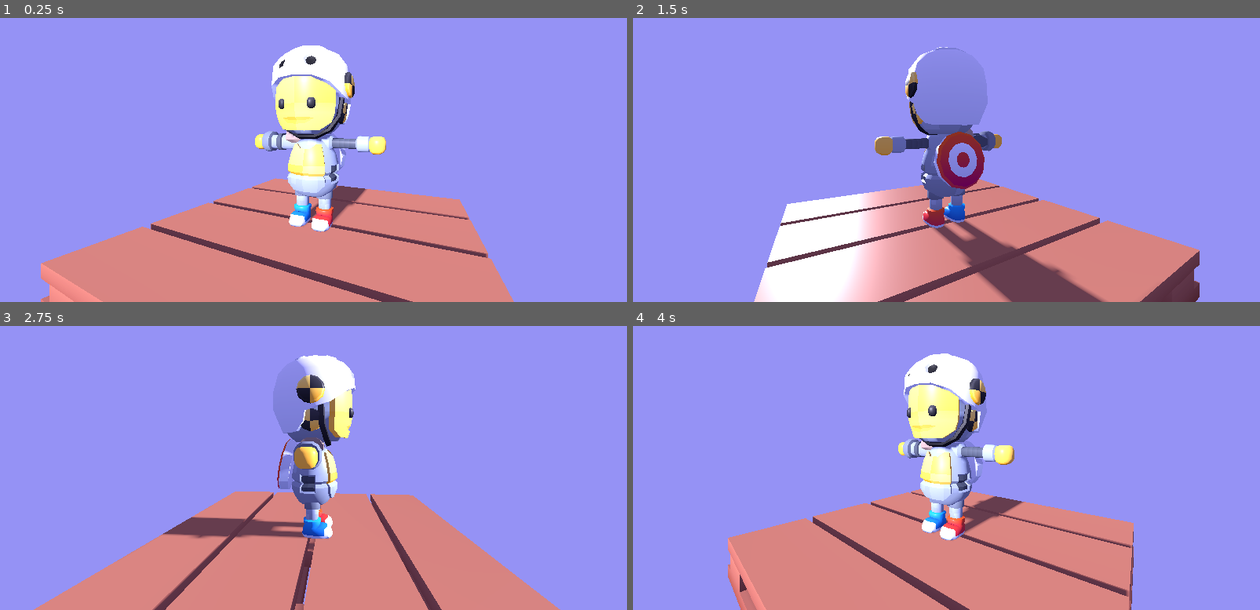
Above: before the commit, frames 1-4 (two rows, left to right).
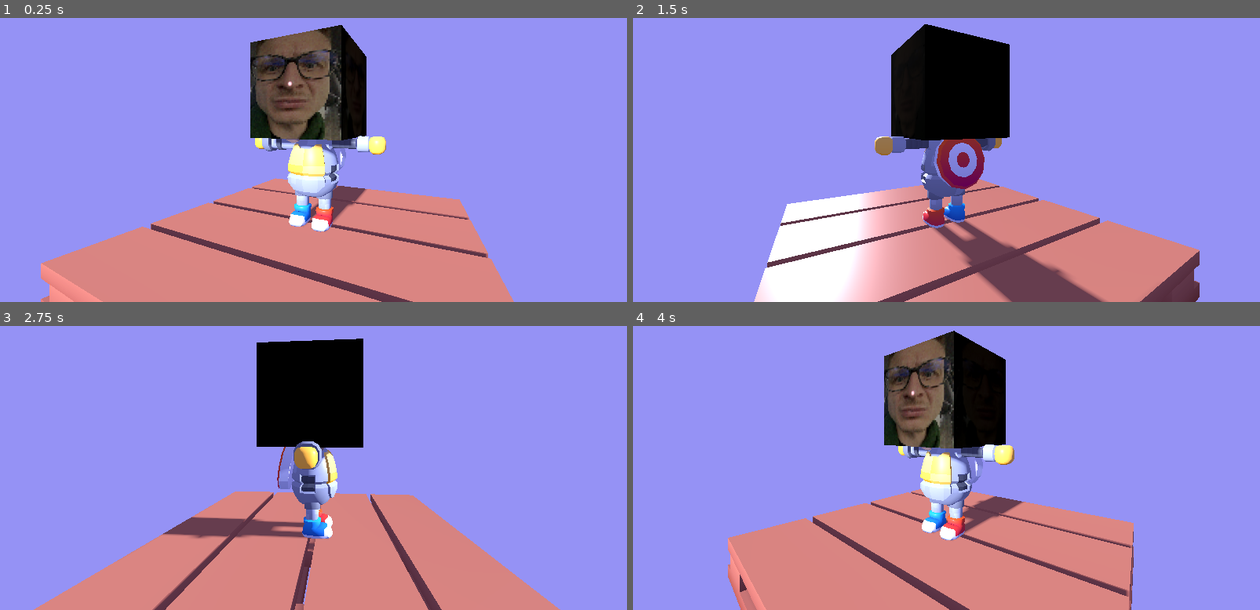
Above: after the commit, the same moments.

Repository: FrenkyBojler/ostrava-game-jam-2026
Game: Godot game, scene res://scenes/placeholder.tscn
Same seed, same stepped clock (60 frames per second), same inputs: the game is played once before the commit and once after it.
Inputs:
- Up to frame 1 (0.25 s): no input
- Up to frame 2 (1.5 s): no input
- Up to frame 3 (2.75 s): no input
- Up to frame 4 (4 s): no input

The runs differ from the first frame. In frame 1, 7.1% of the frame differs, in the area x 39-59%, y 2-49%; in frame 2, 6.9%; in frame 3, 6.4%; in frame 4, 7.3%, in the area x 40-60%, y 1-50%.

Commit message:
add good model

Diff:
--- a/scenes/placeholder.tscn
+++ b/scenes/placeholder.tscn
@@ -1,6 +1,7 @@
 [gd_scene format=3 uid="uid://ds3appydr6tvl"]
 
 [ext_resource type="PackedScene" uid="uid://dktja5d8jl7u4" path="res://assets/meshes/placeholder/Dummy.glb" id="1_3wf17"]
+[ext_resource type="PackedScene" uid="uid://cu1wpi6egjes5" path="res://assets/meshes/frank_cube/frank_cube.glb" id="2_j22yv"]
 [ext_resource type="PackedScene" uid="uid://sh3bt8veaqbt" path="res://assets/meshes/placeholder/Pallet_Large.gltf" id="2_o52t6"]
 [ext_resource type="Script" uid="uid://b7p2nntcmyeu7" path="res://scripts/placeholder_camera.gd" id="3_o52t6"]
 
@@ -12,6 +13,9 @@
 
 [node name="Dummy" parent="." unique_id=1191855665 instance=ExtResource("1_3wf17")]
 transform = Transform3D(1, 0, 0, 0, 1, 0, 0, 0, 1, 0, 0.5055381, 0)
+
+[node name="engine_frank_cube" parent="." unique_id=1161640350 instance=ExtResource("2_j22yv")]
+transform = Transform3D(0.605, 0, 0, 0, 0.605, 0, 0, 0, 0.605, 0, 2.294111, 0)
 
 [node name="Pallet_Large2" parent="." unique_id=1536688388 instance=ExtResource("2_o52t6")]
 
Binary file added: assets/meshes/frank_cube/frank_cube.glb
Not shown, added: assets/meshes/frank_cube/frank_cube.glb.import
Binary file added: assets/meshes/frank_cube/frank_cube_T_funky_cube_BaseColor.png
Not shown, added: assets/meshes/frank_cube/frank_cube_T_funky_cube_BaseColor.png.import
Binary file added: assets/meshes/frank_cube/frank_cube_T_funky_cube_Metallic-T_funky_cube_Roughness.png
Not shown, added: assets/meshes/frank_cube/frank_cube_T_funky_cube_Metallic-T_funky_cube_Roughness.png.import
Binary file added: assets/meshes/frank_cube/frank_cube_T_funky_cube_Normal.png
Not shown, added: assets/meshes/frank_cube/frank_cube_T_funky_cube_Normal.png.import
